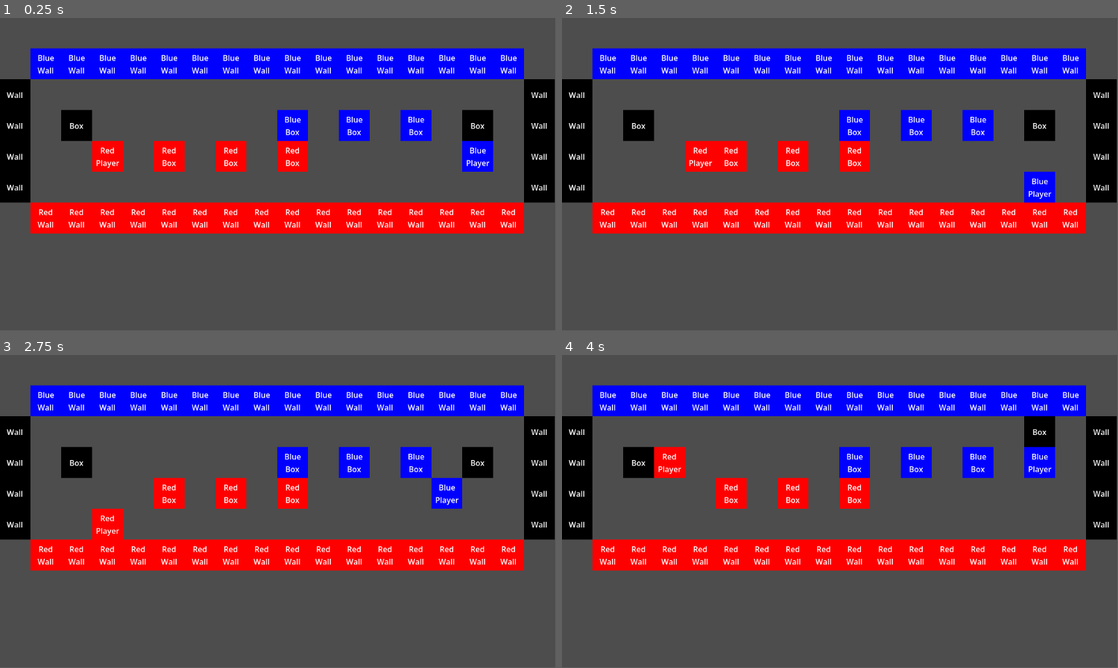
Above: before the commit, frames 1-4 (two rows, left to right).
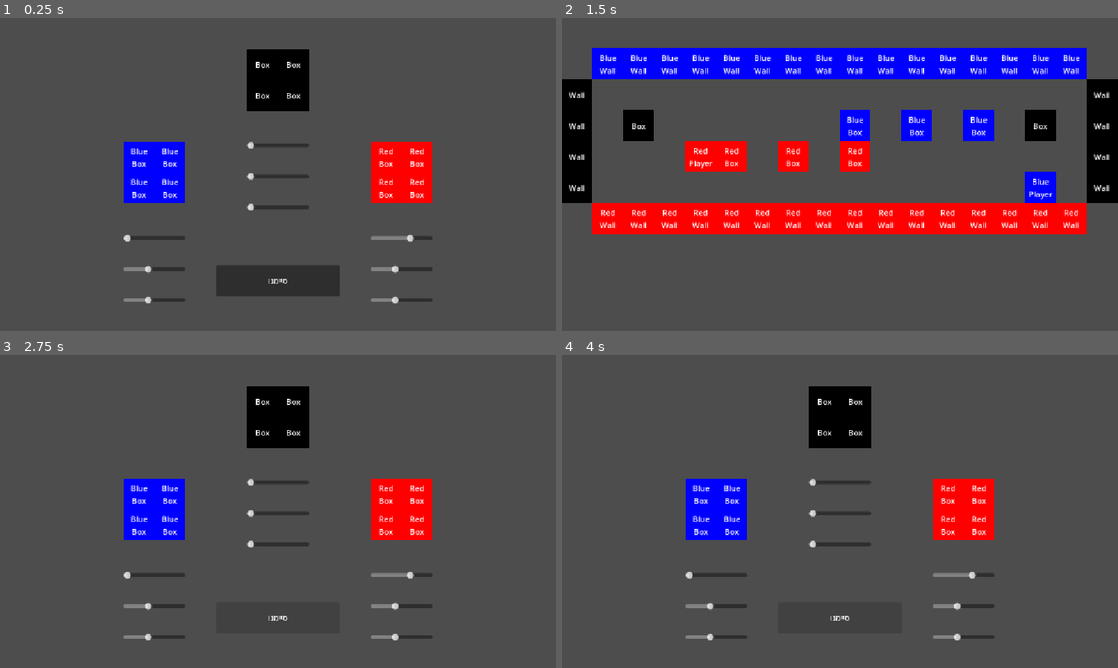
Above: after the commit, the same moments.

Repository: djohoe28/ggj-2026
Game: Godot game, scene res://scenes/game.tscn
Same seed, same stepped clock (60 frames per second), same inputs: the game is played once before the commit and once after it.
Inputs (mouse positions are in pixels of both pictures, inside the frame that each line leads up to):
- Up to frame 1 (0.25 s): no input
- Up to frame 2 (1.5 s): click (840, 280) at 0.5 s, where only the run after the commit has a clickable "סיימנו"; tap Enter at 1.25 s; hold D (p1_right) from 1.28 s (still down); tap Down (p2_down) at 1.35 s
- Up to frame 3 (2.75 s): tap R (restart) at 2 s; release D (p1_right) at 2.03 s; hold S (p1_down) from 2.03 s (still down); tap Left (p2_left) at 2.1 s
- Up to frame 4 (4 s): tap R (restart) at 2.75, 3.5 s; release S (p1_down) at 2.78 s; hold D (p1_right) 2.78-3.53 s; tap Right (p2_right) at 2.85 s; hold W (p1_up) from 3.53 s (still down); tap Up (p2_up) at 3.6 s
In our replay, the window is 799x449 before the commit and 800x450 after it. These sizes can differ from the game's own. Grey fills any space a smaller window leaves; there, only what the larger window draws over its background counts as a difference.

The runs differ from the first frame. In frame 1, 36% of the frame differs, in the area x 0-100%, y 9-92%; in frame 2, 5.1%; in frame 3, 33%; in frame 4, 33%.

Commit message:
Calibration at start

Diff:
--- a/project.godot
+++ b/project.godot
@@ -18,6 +18,10 @@
 [autoload]
 
 Globals="*uid://bgssrwoeg1lbe"
+
+[display]
+
+window/stretch/mode="canvas_items"
 
 [file_customization]
 
--- /dev/null
+++ b/scenes/calibration.gd
@@ -0,0 +1,7 @@
+extends Node2D
+
+@onready var level: TileMapLayer = $"../TileMapLayer"
+
+func _on_button_pressed() -> void:
+	level.visible = true
+	queue_free()
--- /dev/null
+++ b/scenes/calibration.tscn
@@ -0,0 +1,43 @@
+[gd_scene format=4 uid="uid://q1xf6auc6u0v"]
+
+[ext_resource type="TileSet" uid="uid://drb7k0754qprm" path="res://assets/tile_set.tres" id="1_83oql"]
+[ext_resource type="Script" uid="uid://b3b5vrhlrl65y" path="res://scenes/calibration.gd" id="1_e5k65"]
+[ext_resource type="PackedScene" uid="uid://ct1n0tss4fb3" path="res://scenes/slider_set.tscn" id="2_qsgpr"]
+
+[node name="Calibration" type="Node2D" unique_id=914478125]
+script = ExtResource("1_e5k65")
+
+[node name="TileMapLayer" type="TileMapLayer" parent="." unique_id=766347900]
+tile_map_data = PackedByteArray("AAAMAAQAAAAAAAAABQAEAAQAAAAAAAAABAANAAQAAAAAAAAABQAFAAQAAAAAAAAABAAMAAUAAAAAAAAABQANAAUAAAAAAAAABQAEAAUAAAAAAAAABAAFAAUAAAAAAAAABAAIAAEAAAAAAAAAAQAJAAEAAAAAAAAAAQAJAAIAAAAAAAAAAQAIAAIAAAAAAAAAAQA=")
+tile_set = ExtResource("1_83oql")
+
+[node name="Control" type="CanvasLayer" parent="." unique_id=422818143]
+
+[node name="Button" type="Button" parent="Control" unique_id=2143231958]
+offset_left = 448.0
+offset_top = 512.0
+offset_right = 704.0
+offset_bottom = 576.0
+text = "סיימנו"
+
+[node name="SliderSet" parent="Control" unique_id=806489789 instance=ExtResource("2_qsgpr")]
+offset_left = 768.0
+offset_top = 448.0
+offset_right = 768.0
+offset_bottom = 448.0
+
+[node name="SliderSet3" parent="Control" unique_id=1029623936 instance=ExtResource("2_qsgpr")]
+offset_left = 512.0
+offset_top = 256.0
+offset_right = 512.0
+offset_bottom = 256.0
+color_key = "both"
+
+[node name="SliderSet2" parent="Control" unique_id=2103507201 instance=ExtResource("2_qsgpr")]
+offset_left = 256.0
+offset_top = 448.0
+offset_right = 256.0
+offset_bottom = 448.0
+color_key = "red"
+
+[connection signal="pressed" from="Control/Button" to="." method="_on_button_pressed"]
--- a/scenes/game.tscn
+++ b/scenes/game.tscn
@@ -2,11 +2,15 @@
 
 [ext_resource type="TileSet" uid="uid://drb7k0754qprm" path="res://assets/tile_set.tres" id="1_uwrxv"]
 [ext_resource type="Script" uid="uid://duusk8mnnqfo7" path="res://scripts/game.gd" id="1_yqjtg"]
+[ext_resource type="PackedScene" uid="uid://q1xf6auc6u0v" path="res://scenes/calibration.tscn" id="3_lnu2h"]
 
 [node name="Game" type="Node2D" unique_id=1227616372]
 script = ExtResource("1_yqjtg")
 
 [node name="TileMapLayer" type="TileMapLayer" parent="." unique_id=1934974460]
+visible = false
 position = Vector2(-1, -1)
 tile_map_data = PackedByteArray("AAACAAEAAAAAAAAACAACAAYAAAAAAAAACQADAAEAAAAAAAAACAADAAYAAAAAAAAACQAEAAEAAAAAAAAACAAEAA …(720 unchanged characters)…
 tile_set = ExtResource("1_uwrxv")
+
+[node name="Calibration" parent="." unique_id=914478125 instance=ExtResource("3_lnu2h")]
--- /dev/null
+++ b/scenes/slider_set.gd
@@ -0,0 +1,32 @@
+extends Control
+
+@export var color_key := 'blue'
+
+@onready var slider_hue: HSlider = $HSlider1
+@onready var slider_sat: HSlider = $HSlider2
+@onready var slider_val: HSlider = $HSlider3
+
+func _ready() -> void:
+	slider_hue.value = Globals.colors[color_key].h * 360
+	slider_sat.value = Globals.colors[color_key].s * 100
+	slider_val.value = Globals.colors[color_key].v * 100
+	slider_hue.connect("value_changed", _on_hue_changed)
+	slider_sat.connect("value_changed", _on_sat_changed)
+	slider_val.connect("value_changed", _on_val_changed)
+
+func _on_hue_changed(value):
+	var new_color: Color = Globals.colors[color_key]
+	new_color.h = value / 360.0
+	Globals.update_color(color_key, new_color)
+	print(color_key)
+
+
+func _on_sat_changed(value):
+	var new_color: Color = Globals.colors[color_key]
+	new_color.s = value / 100.0
+	Globals.update_color(color_key, new_color)
+
+func _on_val_changed(value):
+	var new_color: Color = Globals.colors[color_key]
+	new_color.v = value / 100.0
+	Globals.update_color(color_key, new_color)
--- /dev/null
+++ b/scenes/slider_set.tscn
@@ -0,0 +1,32 @@
+[gd_scene format=3 uid="uid://ct1n0tss4fb3"]
+
+[ext_resource type="Script" uid="uid://d2qpirwx2mdqh" path="res://scenes/slider_set.gd" id="1_icnqq"]
+
+[node name="SliderSet" type="Control" unique_id=806489789]
+layout_mode = 3
+anchors_preset = 0
+script = ExtResource("1_icnqq")
+
+[node name="HSlider1" type="HSlider" parent="." unique_id=236419700]
+layout_mode = 0
+offset_right = 128.0
+offset_bottom = 16.0
+size_flags_horizontal = 3
+max_value = 360.0
+metadata/_edit_use_anchors_ = true
+
+[node name="HSlider2" type="HSlider" parent="." unique_id=572192002]
+layout_mode = 0
+offset_top = 64.0
+offset_right = 128.0
+offset_bottom = 80.0
+max_value = 255.0
+metadata/_edit_use_anchors_ = true
+
+[node name="HSlider3" type="HSlider" parent="." unique_id=462671915]
+layout_mode = 0
+offset_top = 128.0
+offset_right = 128.0
+offset_bottom = 144.0
+max_value = 255.0
+metadata/_edit_use_anchors_ = true
--- a/scenes/wall/wall.tscn
+++ b/scenes/wall/wall.tscn
@@ -4,7 +4,7 @@
 [ext_resource type="Shape2D" uid="uid://dd0fnbcv7ao6d" path="res://assets/grid_block_shape.tres" id="1_wykyb"]
 
 [sub_resource type="Gradient" id="Gradient_3inec"]
-colors = PackedColorArray(0, 0, 0, 1, 0, 0, 0, 1)
+colors = PackedColorArray(1, 1, 1, 1, 1, 1, 1, 1)
 
 [sub_resource type="GradientTexture2D" id="GradientTexture2D_2ktk7"]
 gradient = SubResource("Gradient_3inec")
@@ -18,7 +18,6 @@
 [node name="Sprite2D" type="Sprite2D" parent="." unique_id=2144106428]
 texture = SubResource("GradientTexture2D_2ktk7")
 script = ExtResource("1_toau8")
-color_key = "both"
 
 [node name="CollisionShape2D" type="CollisionShape2D" parent="." unique_id=1544252668]
 shape = ExtResource("1_wykyb")
--- a/scripts/game.gd
+++ b/scripts/game.gd
@@ -1,8 +1,8 @@
 extends Node2D
 
-@export var blue: Color = Globals.colors['blue']
-@export var red: Color = Globals.colors['red']
-@export var both = Globals.colors['both']
+@export var blue: Color = Color.BLUE
+@export var red: Color = Color.RED
+@export var both: Color = Color.BLACK
 
 func _ready():
 	Globals.update_color('blue', blue)
Not shown, added: scenes/calibration.gd.uid
Not shown, added: scenes/slider_set.gd.uid
